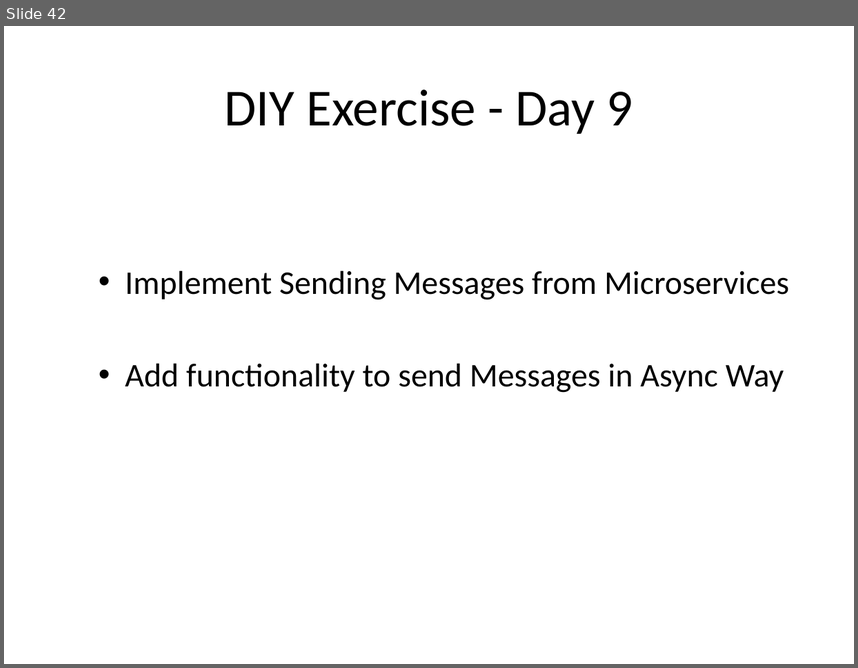
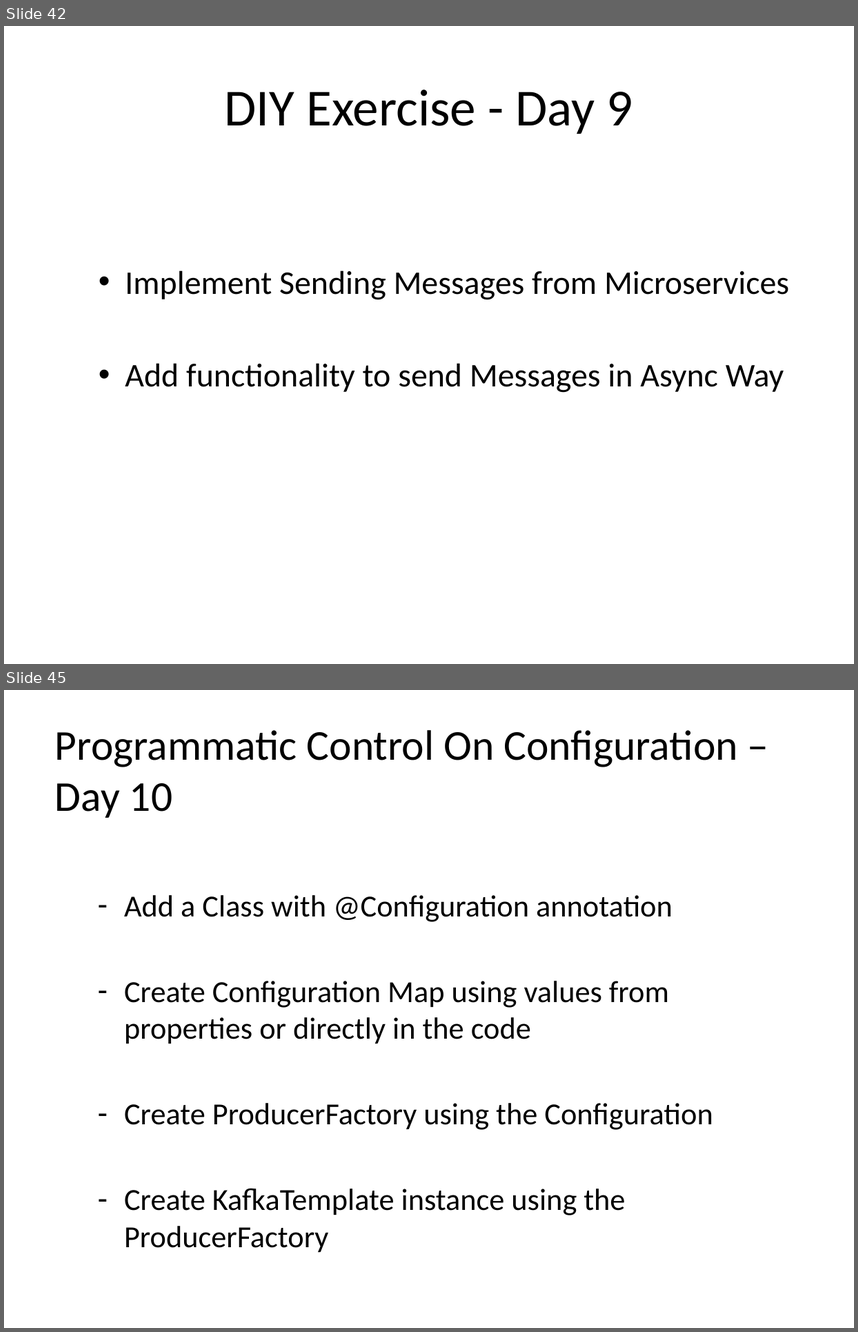
Before and after one commit to sreedharsingaraju/KafkaTutorials, a slide deck: PPT/Kafka-Teaching-Flow.pptx. Shown one above the other, each under a label of ours: slide 42 before the commit, slides 42 and 45 after it; the slides between them are not shown. The pictures are 858x668 and 858x1332 pixels, drawn with LibreOffice and Linux fonts; fonts in the diff are those of the drawing. Boxes give left, top, right and bottom in pixels: in the first picture for what was removed or moved away, otherwise in the second. Text is boxed around its words. In the diff, an @@ line names an element or a change of style, - is before the commit and + after.

Commit message:
Update Kafka-Teaching-Flow.pptx
updated slides for day 10

```diff
--- a/PPT/Kafka-Teaching-Flow.pptx
+++ b/PPT/Kafka-Teaching-Flow.pptx
@@ slide 45 added at bbox=[4, 690, 854, 1328], background #FFFFFF @@
@@ title added at bbox=[55, 730, 737, 818], 36 pt, text #000000 @@
+  Programmatic Control On Configuration – Day 10
@@ text added at bbox=[124, 895, 713, 1252], 25.9 pt, text #000000 @@
+  – Add a Class with @Configuration annotation
+  – Create Configuration Map using values from properties or directly in the code
+  – Create ProducerFactory using the Configuration
+  – Create KafkaTemplate instance using the ProducerFactory
```
Also in this commit, not shown: 3 other slides added.
